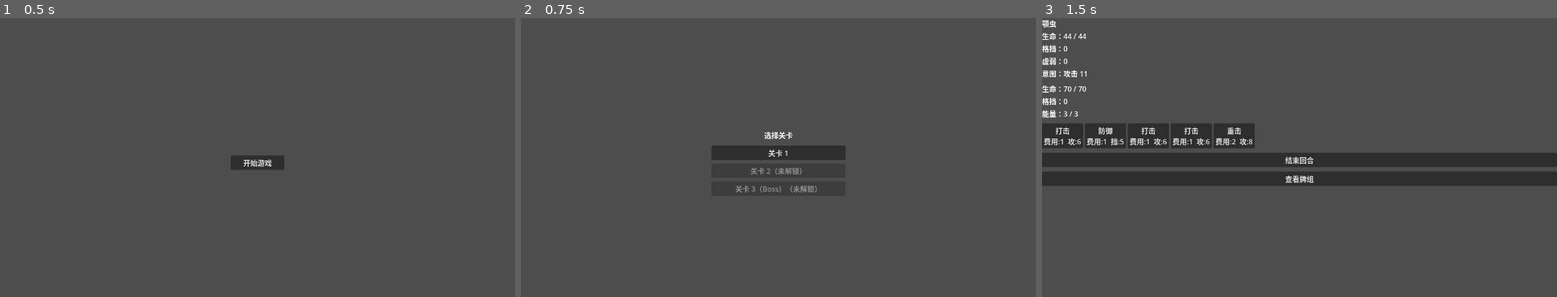
Above: before the commit, frames 1-3 (left to right).
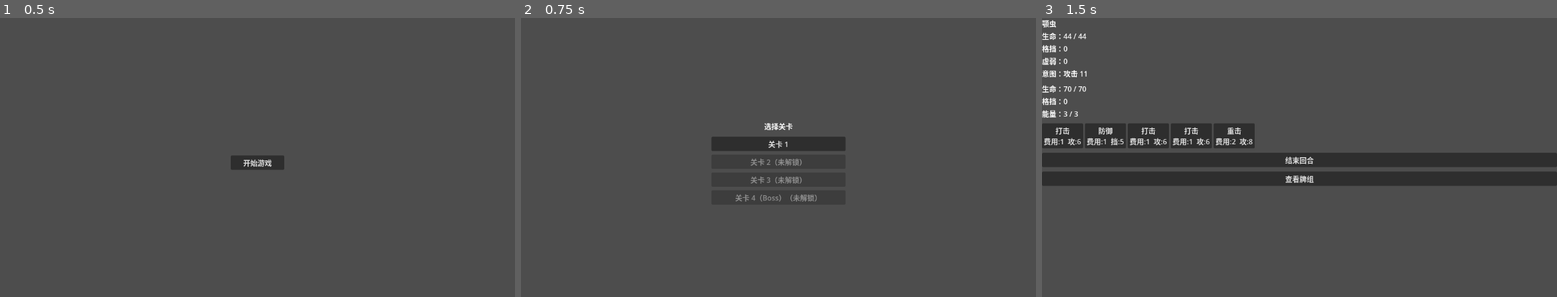
Above: after the commit, the same moments.

Repository: archer47-qingmei/AIGameTest2
Game: Godot game, scene res://menu/MainMenu.tscn
Same seed, same stepped clock (60 frames per second), same inputs: the game is played once before the commit and once after it.
Inputs:
- Up to frame 1 (0.5 s): no input
- Up to frame 2 (0.75 s): click "开始游戏" at 0.5 s
- Up to frame 3 (1.5 s): click "关卡 1" at 1.25 s

Frame 1 is identical in both runs. In frame 2, 1.8% of the frame differs, in the area x 37-63%, y 37-66%; in frame 3, nothing differs.

Commit message:
feat: add max_hp to PlayerState, add REST phase and go_to_rest() to GameManager

Diff:
--- a/GameManager.gd
+++ b/GameManager.gd
@@ -1,6 +1,6 @@
 extends Node
 
-enum Phase { MENU, MAP, COMBAT, REWARD, WIN }
+enum Phase { MENU, MAP, COMBAT, REWARD, REST, WIN }
 
 const NORMAL_POOL: Array[String] = [
 	"res://data/enemies/jaw_worm.tres",
@@ -26,6 +26,7 @@
 	var pool: Array[String] = NORMAL_POOL.duplicate()
 	pool.shuffle()
 	player_state.enemy_sequence.assign(pool)
+	player_state.enemy_sequence.append("rest")
 	player_state.enemy_sequence.append(BOSS_ENEMY)
 	current_phase = Phase.MAP
 	get_tree().change_scene_to_file("res://map/MapScreen.tscn")
@@ -37,6 +38,10 @@
 func go_to_reward() -> void:
 	current_phase = Phase.REWARD
 	get_tree().change_scene_to_file("res://reward/RewardScreen.tscn")
+
+func go_to_rest() -> void:
+	current_phase = Phase.REST
+	get_tree().change_scene_to_file("res://rest/RestScreen.tscn")
 
 func go_to_map() -> void:
 	player_state.current_node += 1
--- a/PlayerState.gd
+++ b/PlayerState.gd
@@ -4,4 +4,5 @@
 var deck: Array[CardData] = []
 var current_node: int = 0
 var hp: int = 70
+var max_hp: int = 70
 var enemy_sequence: Array[String] = []
